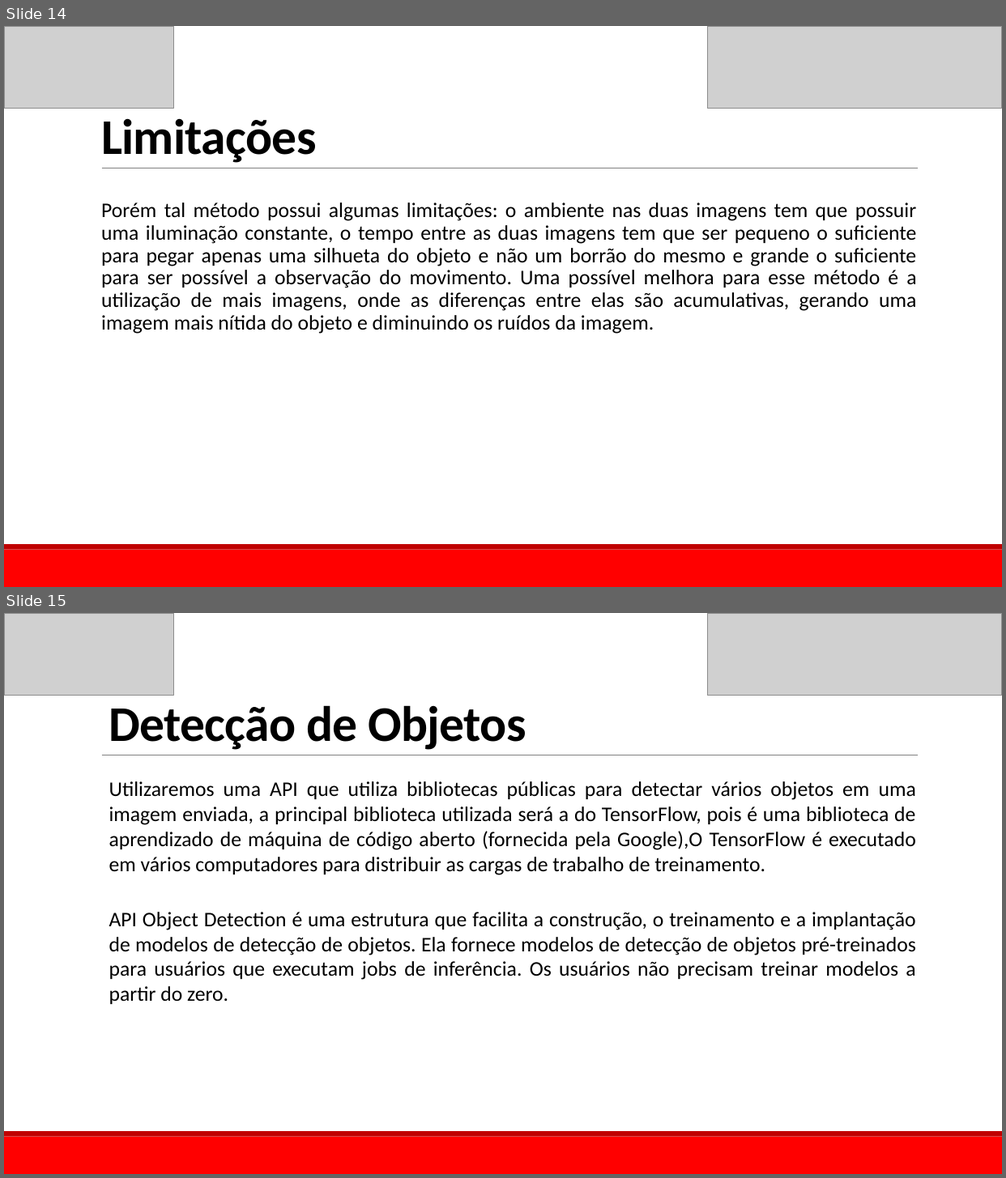
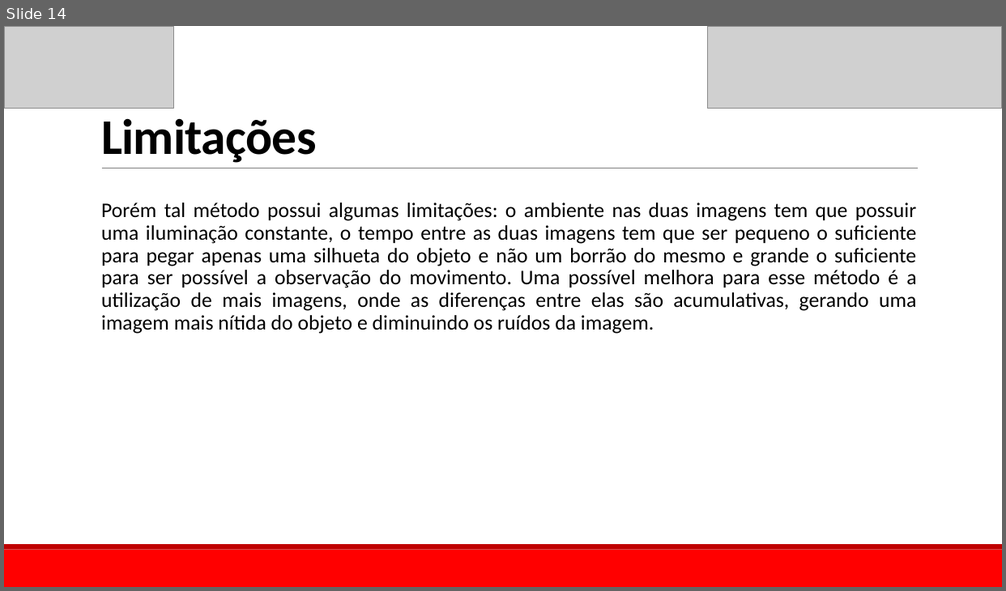
Before and after one commit to Fatequino/Fatequino, a slide deck: Visão/Documentação/Projeto_Fatequino_-_Visão.pptx. Shown one above the other, each under a label of ours: slides 14 and 15 before the commit, slide 14 after it. The pictures are 1006x1178 and 1006x591 pixels, drawn with LibreOffice and Linux fonts; fonts in the diff are those of the drawing; grey boxes stand for pictures. Boxes give left, top, right and bottom in pixels: in the first picture for what was removed or moved away, otherwise in the second. Text is boxed around its words. In the diff, an @@ line names an element or a change of style, - is before the commit and + after.

```diff
--- a/Visão/Documentação/Projeto_Fatequino_-_Visão.pptx
+++ b/Visão/Documentação/Projeto_Fatequino_-_Visão.pptx
@@ slide 15 removed at <box>4,613,1002,1174</box>, background #FFFFFF; not listed: 3 template elements that a slide beside it also shows @@
@@ picture removed at <box>4,613,174,696</box> @@
@@ picture removed at <box>708,613,1002,696</box> @@
@@ title removed at <box>109,705,526,750</box> @@
-Detecção de Objetos
@@ text removed at <box>109,781,916,1004</box> @@
-Utilizaremos uma API que utiliza bibliotecas públicas para detectar vários objetos em uma imagem enviada, a principal biblioteca utilizada será a do TensorFlow, pois é uma biblioteca de aprendizado de máquina de código aberto (fornecida pela Google),O TensorFlow é executado em vários computadores para distribuir as cargas de trabalho de treinamento.
-API Object Detection é uma estrutura que facilita a construção, o treinamento e a implantação de modelos de detecção de objetos. Ela fornece modelos de detecção de objetos pré-treinados para usuários que executam jobs de inferência. Os usuários não precisam treinar modelos a partir do zero.
```
Also in this commit, not shown: 6 slides changed, 5 slides added, 5 other files.
